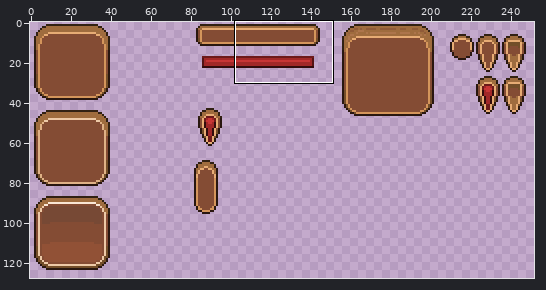
Sprite sheet: godot/assets/ui/theme.png. Above: a wide view before the commit, with the close-up outlined.
Close-up. Before the commit:
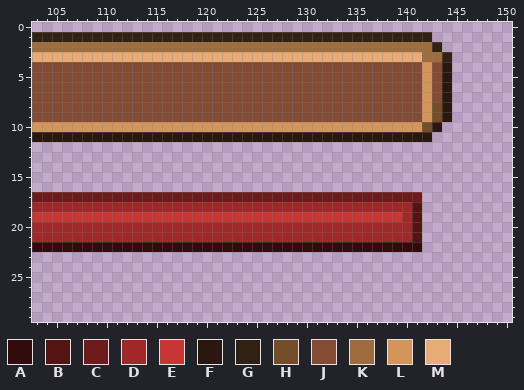
The file is 256x128 pixels. Colours within 5 levels of each other are drawn and written as one. Shown: x 103..150, y 0..29. The wide view leaves out empty margins.
Palette (. is transparent): A #320c0c  B #541414  C #6c1a1a  D #a12828  E #c73535  F #291710  G #312113  H #734e29  J #844c34  K #9f6c3e  L #d4955b  M #e7ac75
Pixels before, first column x 103:
 1 GGGGGGGGGGGGGGGGGGGGGGGGGGGGGGGGGGGGGGGG..
 2 KKKKKKKKKKKKKKKKKKKKKKKKKKKKKKKKKKKKKKKKG.
 3 MMMMMMMMMMMMMMMMMMMMMMMMMMMMMMMMMMMMMMMKKG
 4 JJJJJJJJJJJJJJJJJJJJJJJJJJJJJJJJJJJJJJJLJF
 5 JJJJJJJJJJJJJJJJJJJJJJJJJJJJJJJJJJJJJJJLJF
 6 JJJJJJJJJJJJJJJJJJJJJJJJJJJJJJJJJJJJJJJLJF
 7 JJJJJJJJJJJJJJJJJJJJJJJJJJJJJJJJJJJJJJJLJF
 8 JJJJJJJJJJJJJJJJJJJJJJJJJJJJJJJJJJJJJJJLHF
 9 JJJJJJJJJJJJJJJJJJJJJJJJJJJJJJJJJJJJJJJLHF
10 LLLLLLLLLLLLLLLLLLLLLLLLLLLLLLLLLLLLLLLHF.
11 FFFFFFFFFFFFFFFFFFFFFFFFFFFFFFFFFFFFFFFF..
12 ..........................................
13 ..........................................
14 ..........................................
15 ..........................................
16 ..........................................
17 CCCCCCCCCCCCCCCCCCCCCCCCCCCCCCCCCCCCCCC...
18 DDDDDDDDDDDDDDDDDDDDDDDDDDDDDDDDDDDDDDB...
19 EEEEEEEEEEEEEEEEEEEEEEEEEEEEEEEEEEEEEDB...
20 DDDDDDDDDDDDDDDDDDDDDDDDDDDDDDDDDDDDDDB...
21 DDDDDDDDDDDDDDDDDDDDDDDDDDDDDDDDDDDDDDB...
22 AAAAAAAAAAAAAAAAAAAAAAAAAAAAAAAAAAAAAAA...
Now the later version:
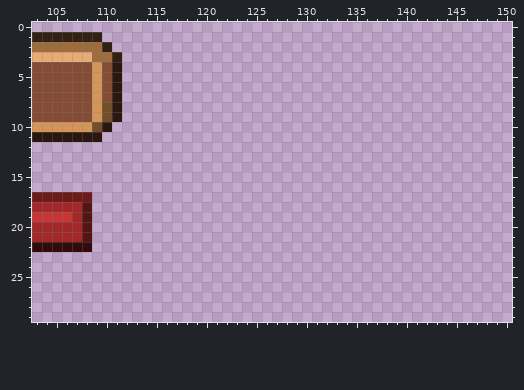
The exact change:
Changed rows in their new state; - is an unchanged pixel.
first column x 109:
 1 -.................................--
 2 -G.................................-
 3 KKG.................................
 4 L-F.................................
 5 L-F.................................
 6 L-F.................................
 7 L-F.................................
 8 LHF.................................
 9 LHF.................................
10 HF.................................-
11 -.................................--
first column x 107:
17 --.................................
18 -B.................................
19 DB.................................
20 -B.................................
21 -B.................................
22 --.................................
Pixel boxes of the changes (left, top, right, bottom) in both close-ups:
changed: (92, 32, 452, 142)
changed: (72, 192, 422, 252)
